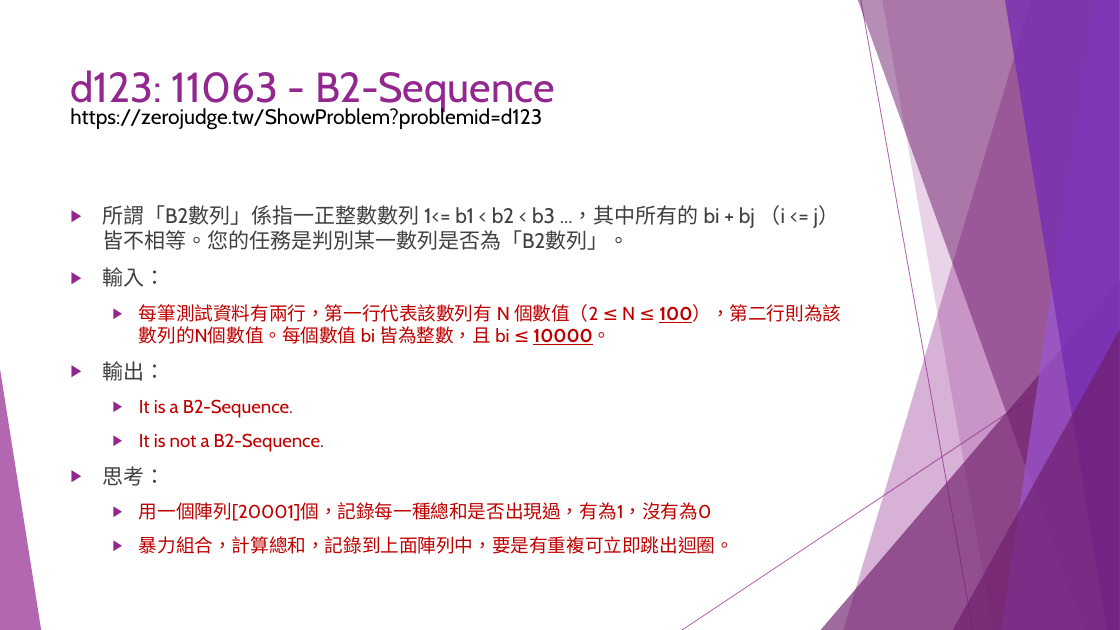
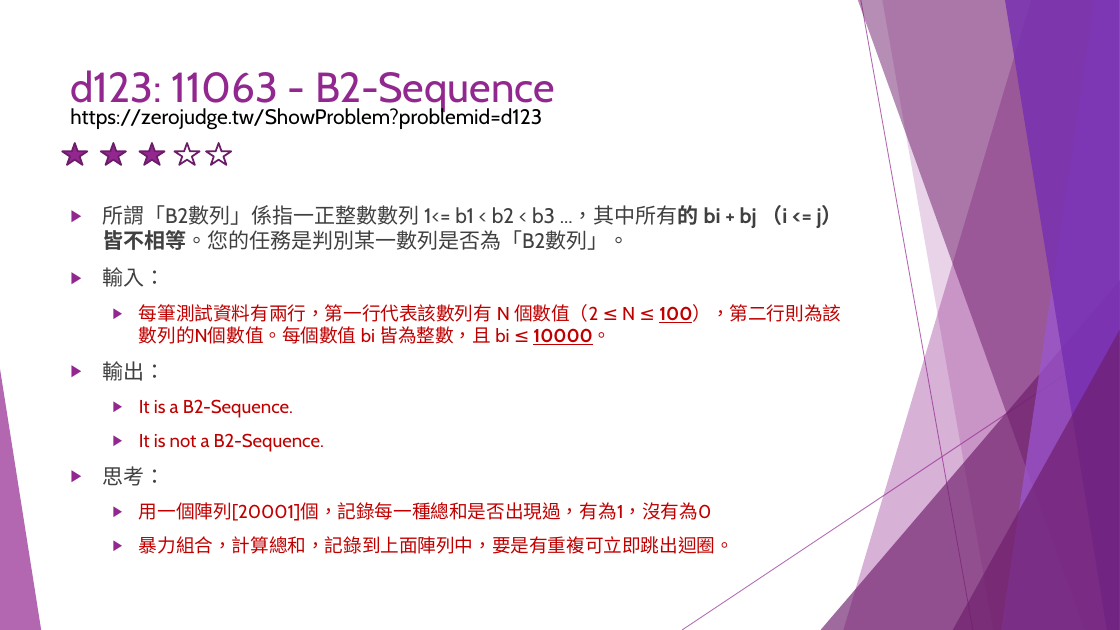
Before and after one commit to liulawsi/My_PPTs, a slide deck: slide 29 of CHING JIAN/C_Class/A1_邏輯思考訓練題.pptx (slide 30 before the commit). Drawn at 1120x630 pixels with LibreOffice and Linux fonts; fonts in the diff are those of the drawing. Boxes give left, top, right and bottom in pixels: in the first picture for what was removed or moved away, otherwise in the second. Text is boxed around its words. In the diff, an @@ line names an element or a change of style, - is before the commit and + after.

```diff
--- a/CHING JIAN/C_Class/A1_邏輯思考訓練題.pptx
+++ b/CHING JIAN/C_Class/A1_邏輯思考訓練題.pptx
@@ group added at <box>62,143,231,165</box>: 5 stars @@
@@ text at <box>102,205,843,250</box>: bold on in "...，其中所有的 bi + bj （i <= j）皆不相等。您的任務是判別某一數列是否為「B2數列」。" @@
```
Also in this commit, not shown: 3 other slides changed, 12 slides added.
